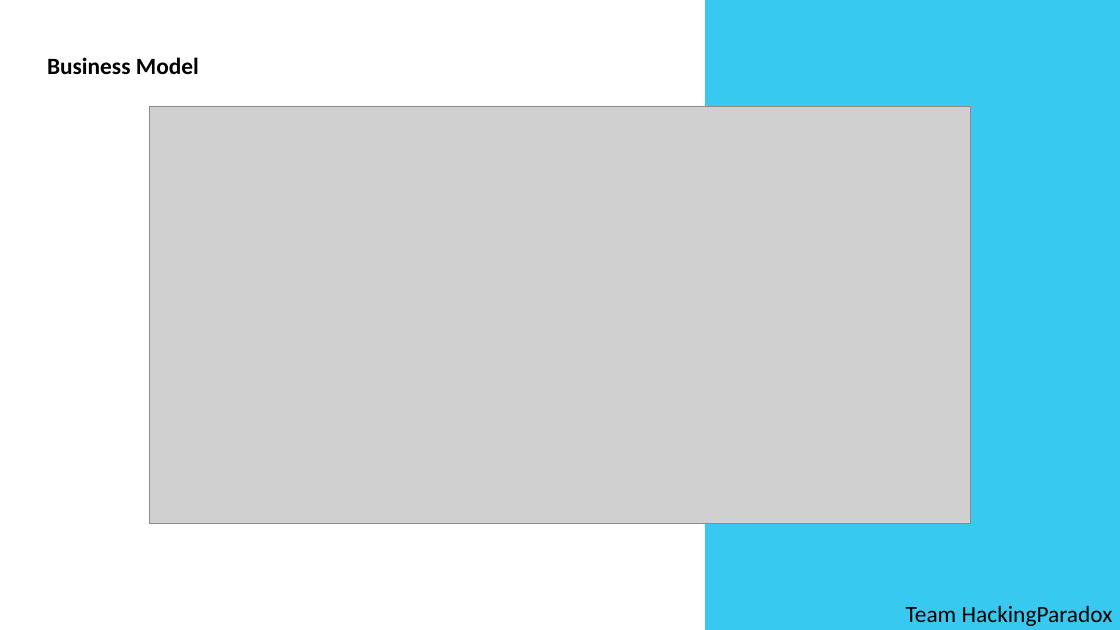
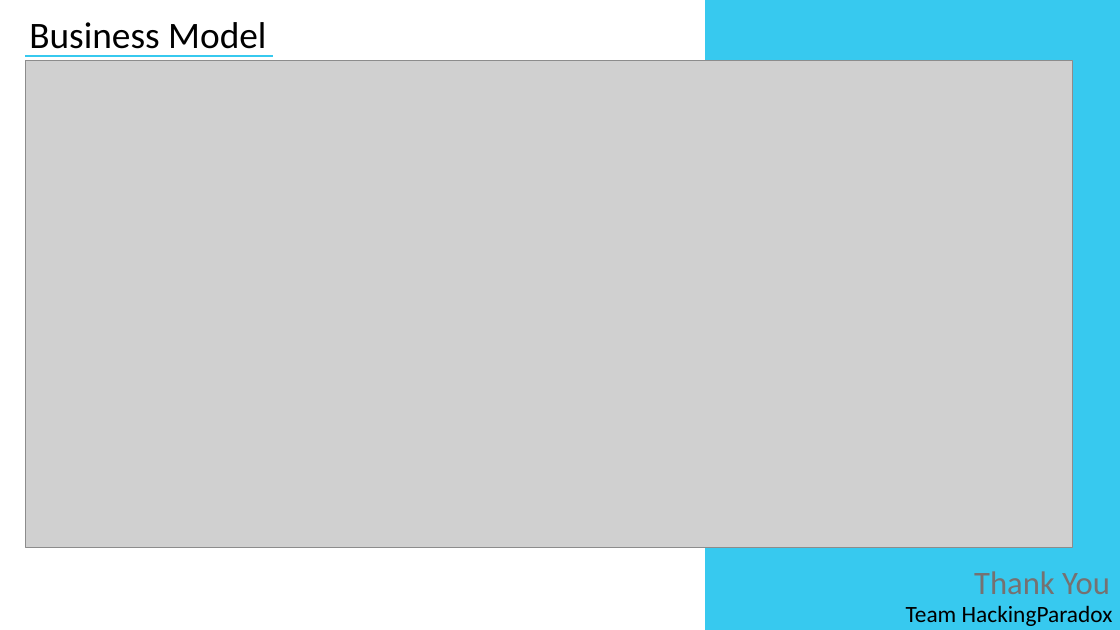
Before and after one commit to satyacodermk/T3_AI_Hackathon_Team_HackingParadox, a slide deck: slide 10 of Prototype.pptx (slide 11 before the commit). Drawn at 1120x630 pixels with LibreOffice and Linux fonts; fonts in the diff are those of the drawing; grey boxes stand for pictures. Boxes give left, top, right and bottom in pixels: in the first picture for what was removed or moved away, otherwise in the second. Text is boxed around its words. In the diff, an @@ line names an element or a change of style, - is before the commit and + after.

```diff
--- a/Prototype.pptx
+++ b/Prototype.pptx
@@ text "Business Model": place and size @@
-text "Business Model" at [47, 57, 199, 74]
+text "Business Model" at [29, 22, 266, 57]
@@ text "Business Model" at [29, 22, 266, 57]: size 20 to 32 pt, bold off @@
@@ line added from (25, 56) to (272, 56), #37C9EF 1.5 pt @@
@@ picture: place and size @@
-picture at [150, 107, 970, 524]
+picture at [25, 60, 1073, 547]
@@ text added at [974, 571, 1110, 594], 28 pt, text #767171 @@
+Thank You
```
Also in this commit, not shown: 6 other slides changed, 3 slides added, 5 slides removed.
